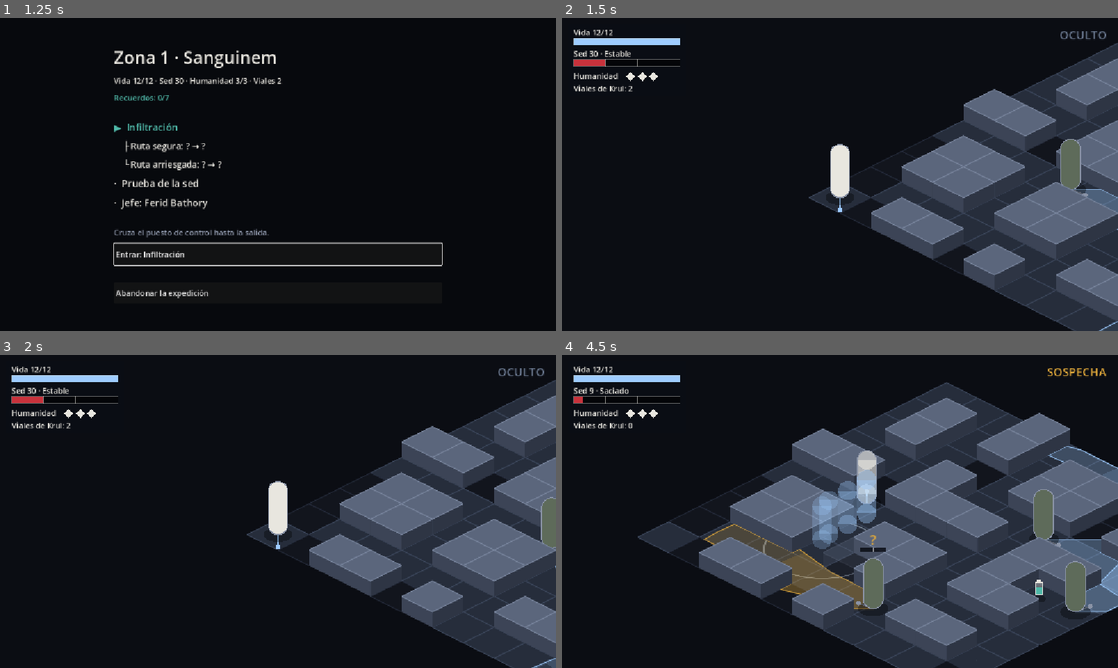
Above: before the commit, frames 1-4 (two rows, left to right).
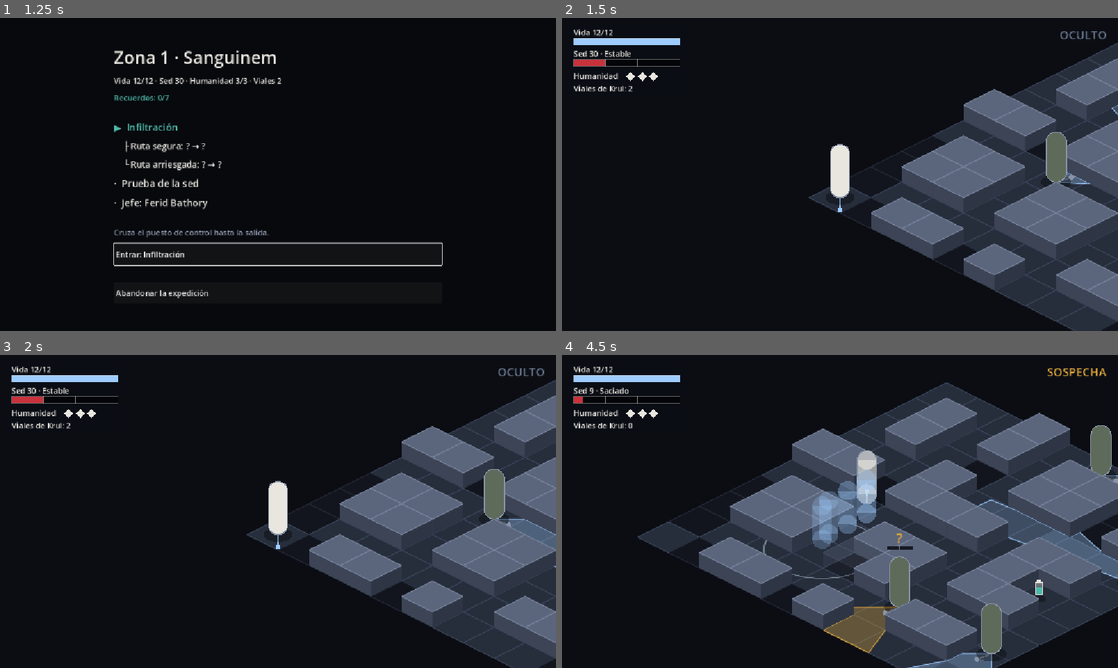
Above: after the commit, the same moments.

Repository: pepinisillo/SeraphPath
Game: Godot game, scene res://escenas/titulo.tscn
The game is run twice, just before and just after one commit, with the same random seed, the same clock (stepped at 60 frames per second) and the same inputs.
Inputs (mouse positions are in pixels of both pictures, inside the frame that each line leads up to):
- Up to frame 1 (1.25 s): click "Nueva expedición" at 0.5 s
- Up to frame 2 (1.5 s): click "Entrar: Infiltración" at 1.25 s
- Up to frame 3 (2 s): no input
- Up to frame 4 (4.5 s): tap Enter (ui_accept) at 2, 2.27, 3.02 s; move the mouse to (962, 495) at 2.02 s; hold D (mover_derecha) 2.03-2.78 s; tap Q (vial) at 2.1, 3.05, 3.8 s; click (962, 495) at 2.17 s; move the mouse to (728, 527) at 2.77 s; hold S (mover_abajo) 2.78-3.53 s; tap E (beber) at 2.85 s; move the mouse to (895, 442) at 3.52 s; hold D (mover_derecha) 3.53-4.28 s; tap K (golpe_silencioso) at 3.6 s; move the mouse to (812, 574) at 4.27 s; hold W (mover_arriba) from 4.28 s (still down); tap Space (impulso) at 4.35 s; click (812, 574) at 4.42 s

Frame 1 is identical in both runs. In frame 2, 1.2% of the frame differs, in the area x 87-100%, y 27-100%; in frame 3, 1.3%; in frame 4, 8.5%, in the area x 25-100%, y 22-100%.

Commit message:
Patrullas al azar: punto de partida y pausas distintos en cada partida
Cada soldado empieza en un punto al azar de su ruta (en vaivén, en
cualquier sentido) y se detiene entre 0,4 y 1 s en cada punto. La prueba
nueva comprueba seis semillas por mapa: inicio seguro y ruta sin ser visto.

Diff:
--- a/sed/pruebas/comun.gd
+++ b/sed/pruebas/comun.gd
@@ -8,6 +8,11 @@
 var ok := true
 var linea := [] # [muestra] -> [[pos, mirada], ...] por soldado
 var _visible_cache := {}
+
+
+## Las pruebas de los pasos se escribieron con patrullas fijas; las que prueban el azar lo encienden.
+func _init() -> void:
+	Soldado.patrullas_al_azar = false
 
 
 ## Carga el puesto de control sin que avance solo: las pruebas lo hacen avanzar con paso().
--- a/sed/pruebas/prueba_paso2.gd
+++ b/sed/pruebas/prueba_paso2.gd
@@ -2,6 +2,7 @@
 ## Paso 2: ruta de patrulla de S1 y rayos de visión contra los muros.
 
 func _initialize():
+	Soldado.patrullas_al_azar = false # la prueba coloca a S1 en el primer punto de su ruta
 	var mapa: Mapa = load("res://escenas/mapa_puesto_control.tscn").instantiate()
 	root.add_child(mapa)
 	await process_frame
--- /dev/null
+++ b/sed/pruebas/prueba_patrullas.gd
@@ -0,0 +1,88 @@
+extends "res://pruebas/comun.gd"
+## Patrullas al azar: cada soldado empieza en un punto cualquiera de su ruta y las pausas varían.
+## Con varias semillas fijas, en los dos mapas de infiltración: que cada soldado empiece sobre su
+## ruta, que las partidas sean distintas, que nadie vea a Mika en el inicio y que siga existiendo
+## una ruta sin ser visto que, al reproducirla en el juego, llegue a la salida.
+
+const SEMILLAS := [1, 2, 3, 4, 5, 6] # cada una tarda unos 9 s por mapa
+const MAPAS := {
+	"res://escenas/mapa_puesto_control.tscn": [Vector2i(0, 9), Vector2i(9, 0)],
+	"res://escenas/mapa_tuneles.tscn": [Vector2i(0, 6), Vector2i(13, 0)],
+}
+
+
+func _initialize():
+	await process_frame
+	Soldado.patrullas_al_azar = true
+
+	print("A) Pausas")
+	var pausas := []
+	var suelto := Soldado.new()
+	for i in 500:
+		pausas.append(suelto._pausa_en_punto())
+	suelto.free()
+	comprobar("dentro del margen", [pausas.min() >= Config.SOLDADO_PAUSA_RUTA_MIN, pausas.max() <= Config.SOLDADO_PAUSA_RUTA_MAX], [true, true])
+	comprobar("y variadas", pausas.max() - pausas.min() > 0.4, true)
+
+	for escena in MAPAS:
+		var inicio: Vector2i = MAPAS[escena][0]
+		var meta: Vector2i = MAPAS[escena][1]
+		print("B) %s" % escena.get_file())
+		var arranques := {}
+		var tiempos := []
+		for semilla in SEMILLAS:
+			Soldado.semilla_fija = semilla
+			var m: Mapa = await cargar_mapa(escena)
+			var foto := []
+			for s in m.soldados():
+				foto.append(s.pos.snapped(Vector2(0.01, 0.01)))
+				if _distancia_a_ruta(s) > 0.01:
+					ok = false
+					print("FALLO: semilla %d, %s empieza fuera de su ruta: %s" % [semilla, s.name, s.pos])
+			arranques[str(foto)] = true
+			var maximo := 0.0
+			for i in roundi(30.0 / DT):
+				paso(m)
+				m.mika.sed = 0
+				for s in m.soldados():
+					maximo = maxf(maximo, s.medidor)
+			if maximo > 0.0:
+				ok = false
+				print("FALLO: semilla %d, alguien ve a Mika quieto en el inicio" % semilla)
+			m.queue_free()
+
+			m = await cargar_mapa(escena)
+			grabar_linea(m)
+			var ruta := buscar_ruta(m, inicio, meta)
+			m.queue_free()
+			if ruta.is_empty():
+				ok = false
+				print("FALLO: semilla %d, no hay ruta sin ser visto" % semilla)
+				continue
+			m = await cargar_mapa(escena)
+			reproducir(m, ruta)
+			if not m.terminado or m.estadisticas.alarmas > 0:
+				ok = false
+				print("FALLO: semilla %d, la ruta no llega sin alarmas al reproducirla" % semilla)
+			m.queue_free()
+			paused = false
+			tiempos.append(ruta[-1][1])
+		comprobar("cada semilla empieza distinto", arranques.size(), SEMILLAS.size())
+		var m: Mapa = await cargar_mapa(escena)
+		print("    ruta sin ser visto en %s s (directo: %.1f s)" % [tiempos.map(func(t): return "%.1f" % t), tiempo_directo(m, inicio, meta)])
+		m.queue_free()
+
+	Soldado.semilla_fija = -1
+	Soldado.patrullas_al_azar = false
+	terminar()
+
+
+## Distancia de la posición del soldado al tramo más cercano de su ruta.
+func _distancia_a_ruta(s: Soldado) -> float:
+	var mejor := INF
+	var n := s.ruta.size()
+	for i in (n if s.en_bucle else n - 1):
+		var a := Vector2(s.ruta[i]) + Vector2(0.5, 0.5)
+		var b := Vector2(s.ruta[(i + 1) % n]) + Vector2(0.5, 0.5)
+		mejor = minf(mejor, s.pos.distance_to(Geometry2D.get_closest_point_to_segment(s.pos, a, b)))
+	return mejor
--- a/sed/scripts/config.gd
+++ b/sed/scripts/config.gd
@@ -98,7 +98,9 @@
 const SOLDADO_GOLPE_INTERVALO := 1.0
 const SOLDADO_VELOCIDAD_PATRULLA := 2.8
 const SOLDADO_VELOCIDAD_ALARMA := 4.4
-const SOLDADO_PAUSA_RUTA := 0.6 # s quieto en cada punto de la ruta
+const SOLDADO_PAUSA_RUTA := 0.6 # s quieto en cada punto de la ruta (sin azar, en las pruebas)
+const SOLDADO_PAUSA_RUTA_MIN := 0.4 # con azar, la pausa en cada punto va de aquí...
+const SOLDADO_PAUSA_RUTA_MAX := 1.0 # ...hasta aquí
 const SOLDADO_GIRO := 6.0 # rad/s al girar la mirada
 const RADIO_SOLDADO := 0.3
 const SOLDADO_GIRO_BUSQUEDA := 1.6 # rad/s al mirar alrededor del punto investigado
--- a/sed/scripts/mapa.gd
+++ b/sed/scripts/mapa.gd
@@ -60,6 +60,7 @@
 	efectos.iniciar(self)
 	if mika:
 		mika.iniciar(self, Vector2(inicio_mika) + Vector2(0.5, 0.5))
+	Soldado.preparar_azar()
 	for soldado in soldados():
 		soldado.iniciar(self)
 	for i in celdas_eco.size():
--- a/sed/scripts/soldado.gd
+++ b/sed/scripts/soldado.gd
@@ -26,6 +26,13 @@
 ## True: vuelve del último punto al primero. False: va y viene (vaivén).
 @export var en_bucle := true
 
+## Patrullas al azar: cada soldado empieza en un punto cualquiera de su ruta (y, en vaivén, en
+## cualquier sentido) y las pausas en los puntos duran entre SOLDADO_PAUSA_RUTA_MIN y _MAX.
+## Las pruebas antiguas lo apagan; las que lo prueban fijan la semilla para poder repetir.
+static var patrullas_al_azar := true
+static var semilla_fija := -1 # -1: una semilla nueva en cada mapa
+static var azar := RandomNumberGenerator.new()
+
 var mapa: Mapa
 var pos := Vector2.ZERO # casillas
 var mirada := Vector2(1, 0) # dirección en casillas, normalizada
@@ -64,9 +71,51 @@
 		return
 	pos = _centro(ruta[0])
 	_indice = 1 % ruta.size()
+	if patrullas_al_azar and ruta.size() > 1:
+		_empezar_al_azar()
 	if ruta.size() > 1:
 		mirada = (_centro(ruta[_indice]) - pos).normalized()
 	position = Iso.a_pantalla(pos)
+
+
+## Prepara el azar de las patrullas de un mapa. Lo llama el mapa antes de iniciar a los soldados.
+static func preparar_azar() -> void:
+	if semilla_fija >= 0:
+		azar.seed = semilla_fija
+	else:
+		azar.randomize()
+
+
+## Coloca al soldado en un punto al azar de su ruta, repartido según la longitud de cada tramo.
+func _empezar_al_azar() -> void:
+	var tramos := [] # [desde, hasta]
+	var n := ruta.size()
+	for i in (n if en_bucle else n - 1):
+		tramos.append([i, (i + 1) % n])
+	var total := 0.0
+	for t in tramos:
+		total += _centro(ruta[t[0]]).distance_to(_centro(ruta[t[1]]))
+	var x := azar.randf() * total
+	for t in tramos:
+		var a := _centro(ruta[t[0]])
+		var b := _centro(ruta[t[1]])
+		var largo := a.distance_to(b)
+		if x <= largo or t == tramos[-1]:
+			var f := clampf(x / maxf(largo, 0.001), 0.0, 1.0)
+			pos = a.lerp(b, f)
+			_indice = t[1]
+			_sentido = 1
+			if not en_bucle and azar.randf() < 0.5: # en vaivén, también al revés
+				_indice = t[0]
+				_sentido = -1
+			return
+		x -= largo
+
+
+func _pausa_en_punto() -> float:
+	if patrullas_al_azar:
+		return azar.randf_range(Config.SOLDADO_PAUSA_RUTA_MIN, Config.SOLDADO_PAUSA_RUTA_MAX)
+	return Config.SOLDADO_PAUSA_RUTA
 
 
 func _physics_process(delta: float) -> void:
@@ -259,7 +308,7 @@
 	var avance := Config.SOLDADO_VELOCIDAD_PATRULLA * delta
 	if hacia.length() <= avance:
 		pos = destino
-		_pausa = Config.SOLDADO_PAUSA_RUTA
+		_pausa = _pausa_en_punto()
 		_siguiente_punto()
 	else:
 		pos += hacia.normalized() * avance
Not shown, changed: docs/reglas.md
Not shown, changed: sed/pruebas/ejecutar.sh
